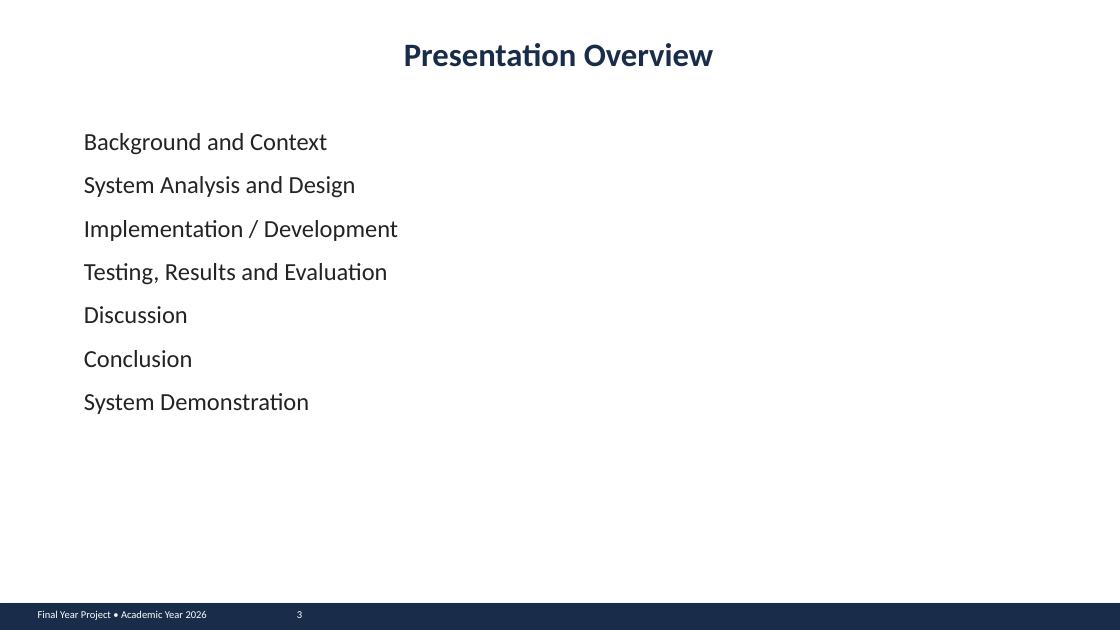
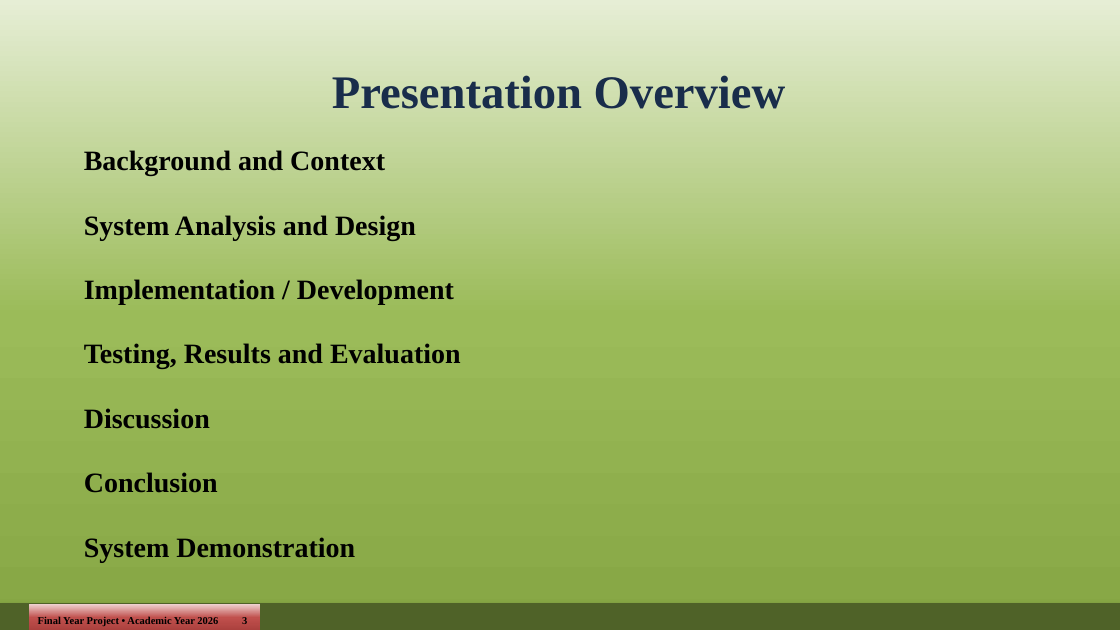
Before and after one commit to john-chola/ZamMarket, a slide deck: slide 3 of docs/presentation/ZamMarket_Presentation.pptx. Drawn at 1120x630 pixels with LibreOffice and Linux fonts; fonts in the diff are those of the drawing. Boxes give left, top, right and bottom in pixels: in the first picture for what was removed or moved away, otherwise in the second. Text is boxed around its words. In the diff, an @@ line names an element or a change of style, - is before the commit and + after.

```diff
--- a/docs/presentation/ZamMarket_Presentation.pptx
+++ b/docs/presentation/ZamMarket_Presentation.pptx
@@ background #FFFFFF to gradient #E6EED5 to #9BBB59 to #86A644 @@
@@ text "Presentation Overview": place and size @@
-text "Presentation Overview" at [404, 43, 714, 67]
+text "Presentation Overview" at [332, 75, 786, 109]
@@ text "Presentation Overview" at [332, 75, 786, 109]: size 28 to 40 pt, font Calibri to Times New Roman; line spacing 1 to 1.5 @@
@@ text "Background and Context" at [84, 150, 461, 562]: size 21 to 24 pt, font Calibri to Times New Roman, text colour #232323 to #000000, bold on; line spacing 1 to 1.5 @@
@@ rectangle at [0, 603, 1120, 630]: fill #192D4B to #4F6228; outline none to #4F6228 0.75 pt @@
@@ rectangle "Final Year Project • Academic ...": place and size @@
-rectangle "Final Year Project • Academic ..." at [38, 610, 302, 620]
+rectangle "Final Year Project • Academic ..." at [29, 604, 260, 630]
@@ rectangle "Final Year Project • Academic ..." at [29, 604, 260, 630]: font Calibri to Times New Roman, text colour #FFFFFF to #000000, bold on; line spacing 1 to 1.5; fill none to gradient #EFD3D2 to #C0504D to #A93F3C @@
```
Also in this commit, not shown: 15 other slides changed, 1 slide removed, 5 other files.
